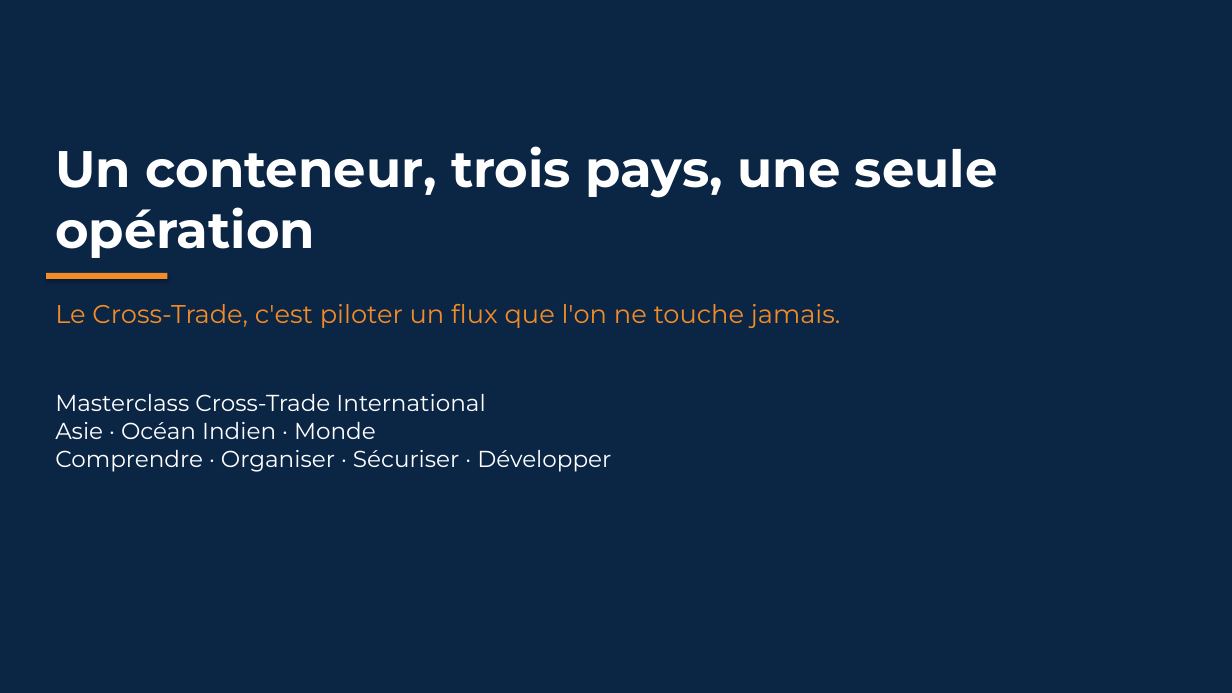
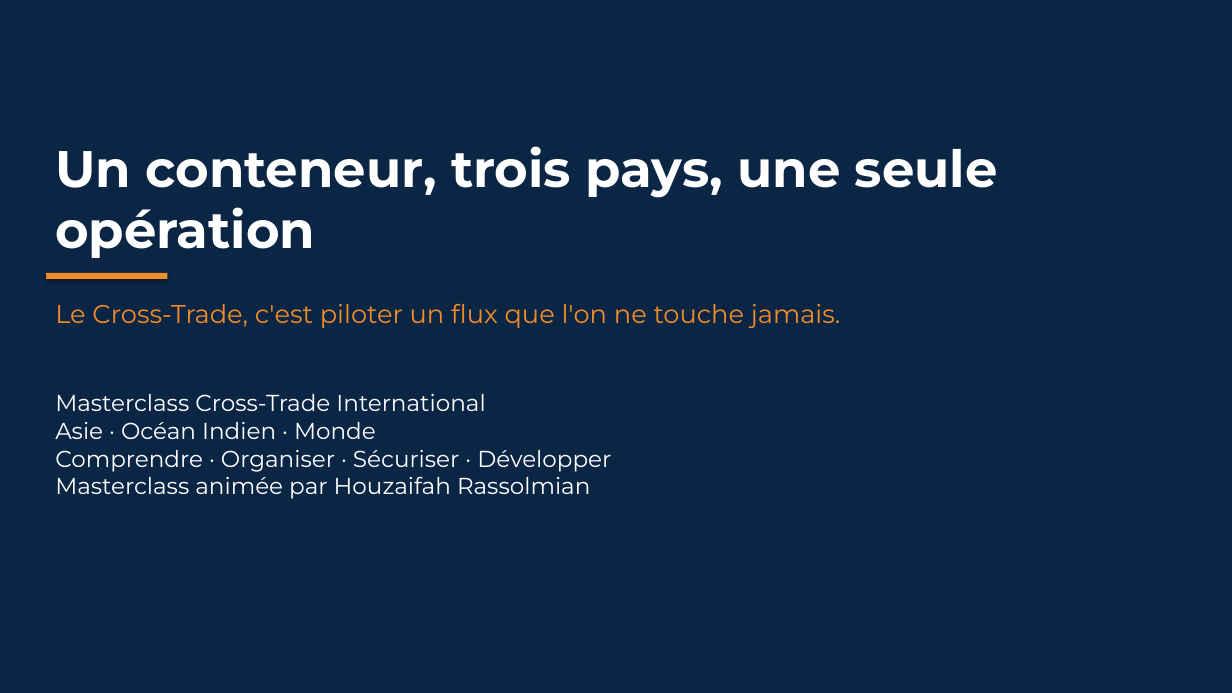
Before and after one commit to houzaifahr974-cyber/houzaifahr974-cyber, a slide deck: slide 1 of masterclass-cross-trade/Masterclass-Cross-Trade.pptx. Drawn at 1232x693 pixels with LibreOffice and Linux fonts; fonts in the diff are those of the drawing. Boxes give left, top, right and bottom in pixels: in the first picture for what was removed or moved away, otherwise in the second. Text is boxed around its words. In the diff, an @@ line names an element or a change of style, - is before the commit and + after.

```diff
--- a/masterclass-cross-trade/Masterclass-Cross-Trade.pptx
+++ b/masterclass-cross-trade/Masterclass-Cross-Trade.pptx
@@ text at (55, 476, 590, 499): paragraph added @@
+Masterclass animée par Houzaifah Rassolmian
```
Also in this commit, not shown: 17 other files.
